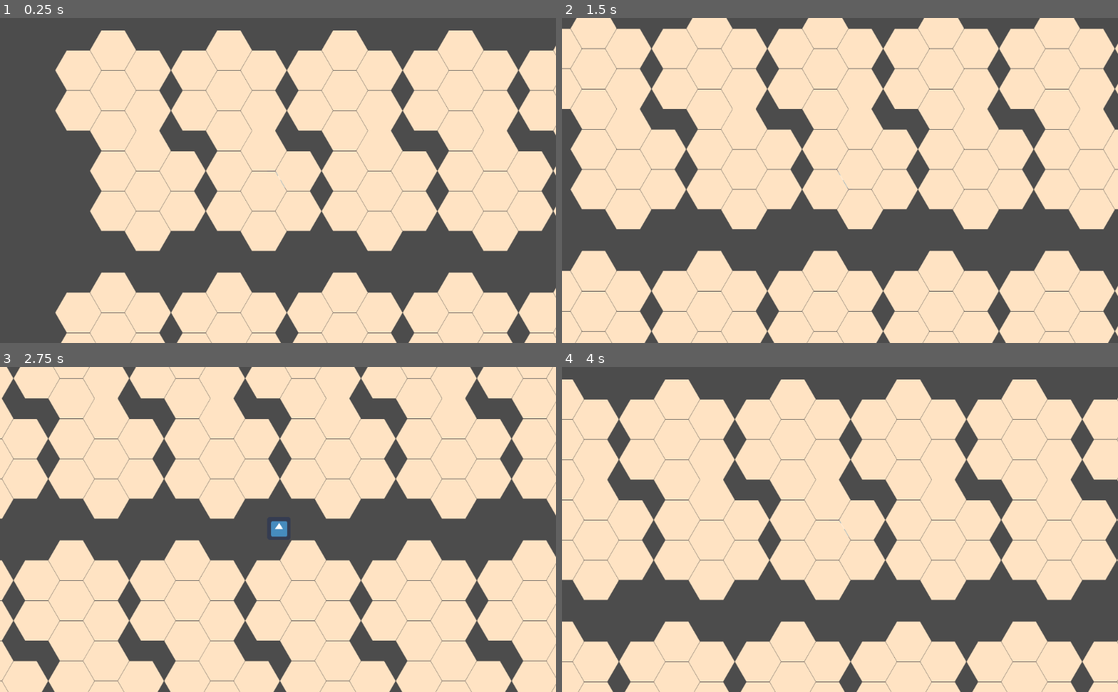
Above: before the commit, frames 1-4 (two rows, left to right).
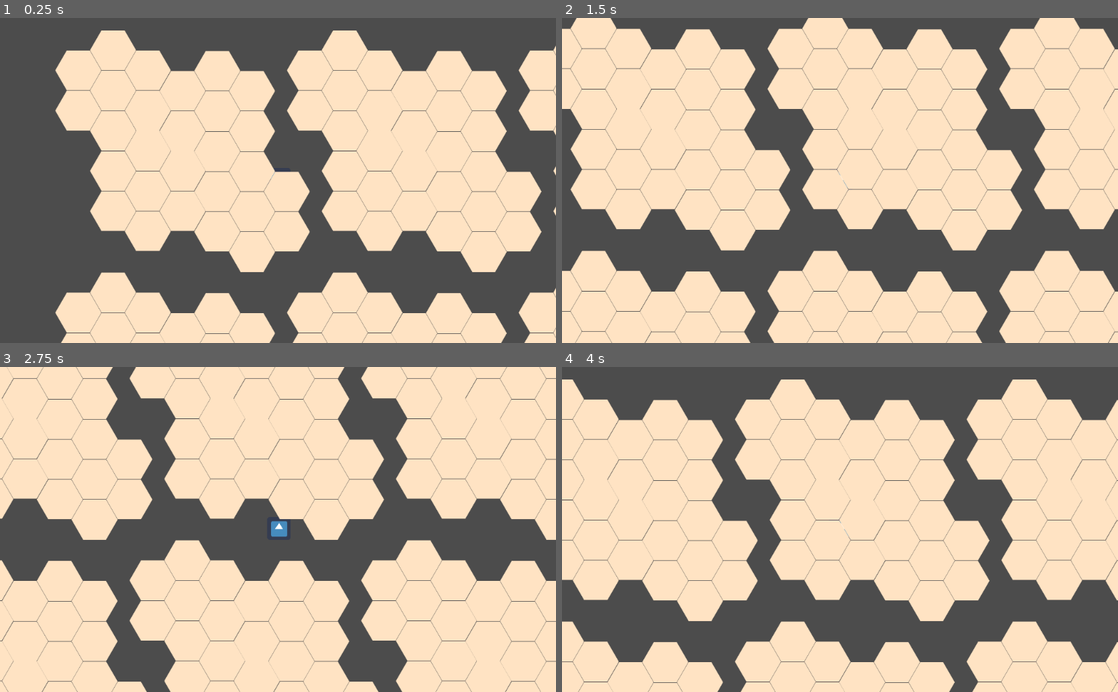
Above: after the commit, the same moments.

Repository: abbl/MapsAndDices
Game: Godot game, scene res://scenes/World.tscn
Two runs of this game, one before a commit and one after it. Both use one fixed random seed, a clock stepped at 60 frames per second and the inputs below. The engine's default icon, where the game draws it, is replaced by a stand-in: a white triangle on a blue panel in a dark square.
Inputs:
- Up to frame 1 (0.25 s): no input
- Up to frame 2 (1.5 s): tap Enter at 0.5 s; hold D 0.53-1.28 s; hold S from 1.28 s (still down)
- Up to frame 3 (2.75 s): release S at 2.03 s; hold D from 2.03 s (still down)
- Up to frame 4 (4 s): release D at 2.78 s; hold W 2.78-3.53 s; hold A from 3.53 s (still down)

The runs differ from the first frame. In frame 1, 15% of the frame differs, in the area x 28-100%, y 3-100%; in frame 2, 17%; in frame 3, 21%, in the area x 0-100%, y 0-100%; in frame 4, 18%.

Commit message:
Savin up

Diff:
--- a/Scripts/Hexagons/HexagonMapGenerator.gd
+++ b/Scripts/Hexagons/HexagonMapGenerator.gd
@@ -14,12 +14,15 @@
 	for x in width:
 		for y in height:
 			if(y % 2):
-				create_chunk(Vector2(x + 0.3, y - 0.17))
+				if(x % 2):
+					create_chunk(Vector2(x + 0.20, y))
+				else:
+					create_chunk(Vector2(x + 0.3, y - 0.17))
 				continue
-			#if(x % 2):
-				#create_chunk(Vector2(x, y - 0.25))
-			#else:
-			create_chunk(Vector2(x, y))
+			if(x % 2):
+				create_chunk(Vector2(x - 0.10, y + 0.17))
+			else:
+				create_chunk(Vector2(x, y))
 	pass
 
 func create_chunk(vector):
